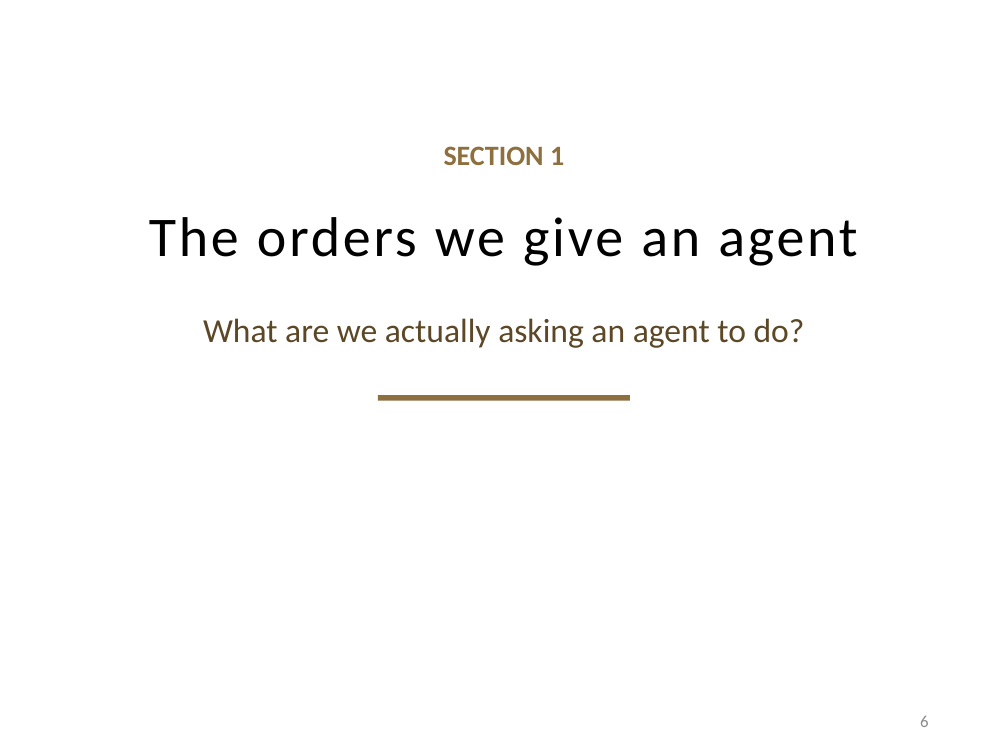
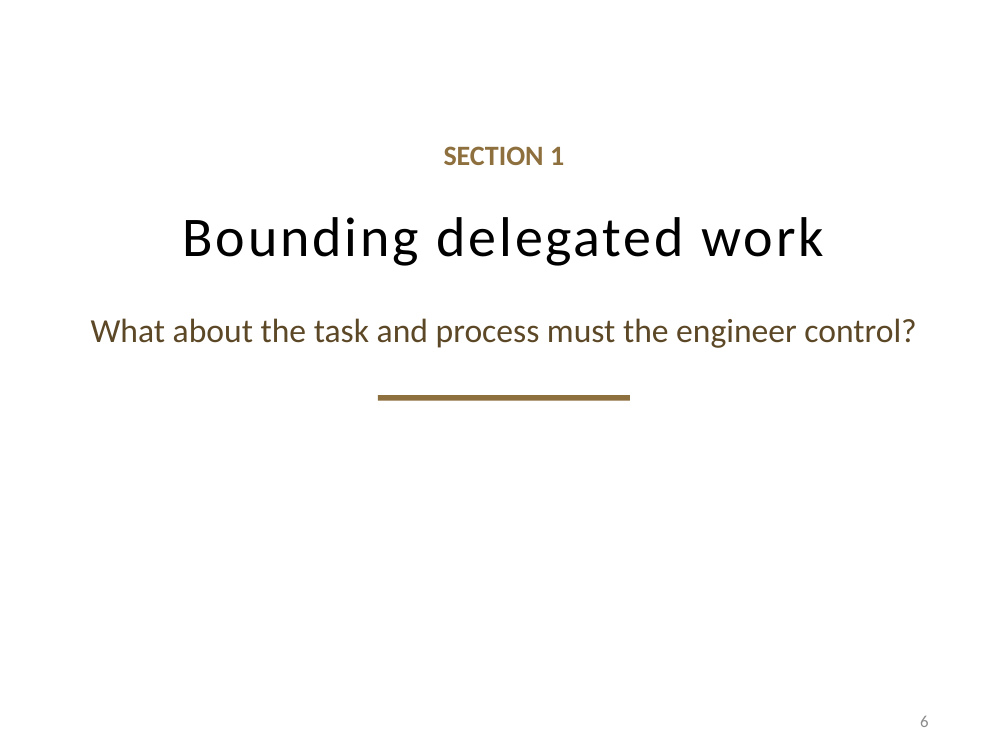
Before and after one commit to davisjam/model-based-agentic-software-engineering, a slide deck: slide 6 of course/lectures/act-2-delegation-and-control/03-alignment/2-3-Alignment.pptx. Drawn at 1008x756 pixels with LibreOffice and Linux fonts; fonts in the diff are those of the drawing; background and template pictures are left out. Boxes give left, top, right and bottom in pixels: in the first picture for what was removed or moved away, otherwise in the second. Text is boxed around its words. In the diff, an @@ line names an element or a change of style, - is before the commit and + after.

```diff
--- a/course/lectures/act-2-delegation-and-control/03-alignment/2-3-Alignment.pptx
+++ b/course/lectures/act-2-delegation-and-control/03-alignment/2-3-Alignment.pptx
@@ title at bbox=[183, 217, 824, 266]: text changed @@
-The orders we give an agent
+Bounding delegated work
@@ text at bbox=[91, 318, 916, 348]: text changed @@
-What are we actually asking an agent to do?
+What about the task and process must the engineer control?
```
Also in this commit, not shown: 5 other slides changed.
